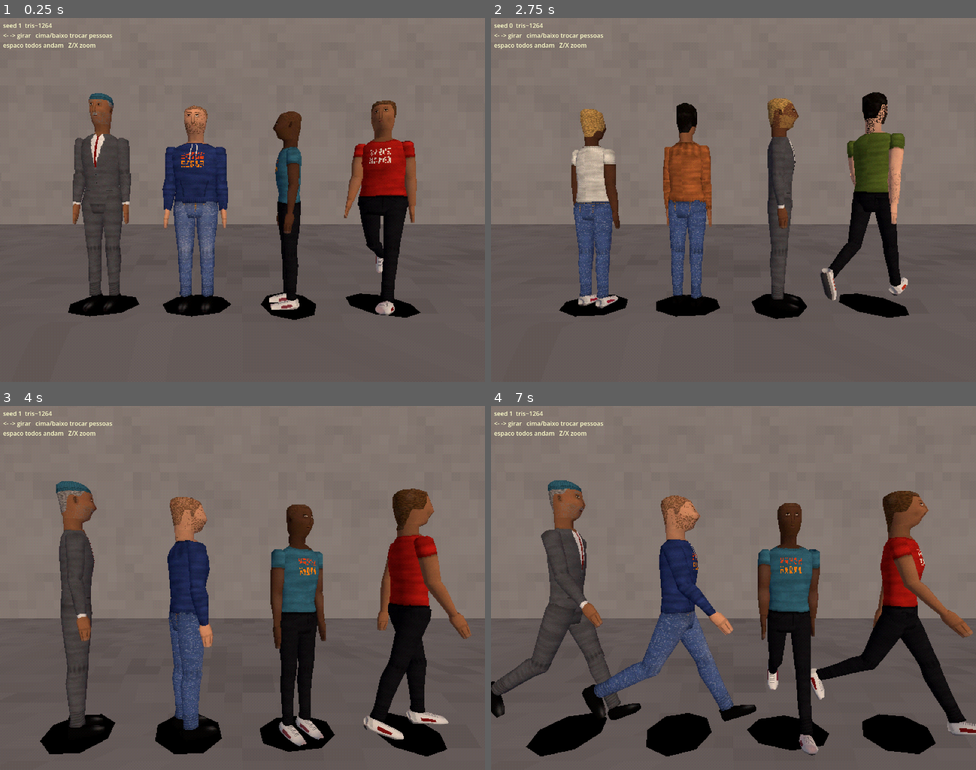
Above: before the commit, frames 1-4 (two rows, left to right).
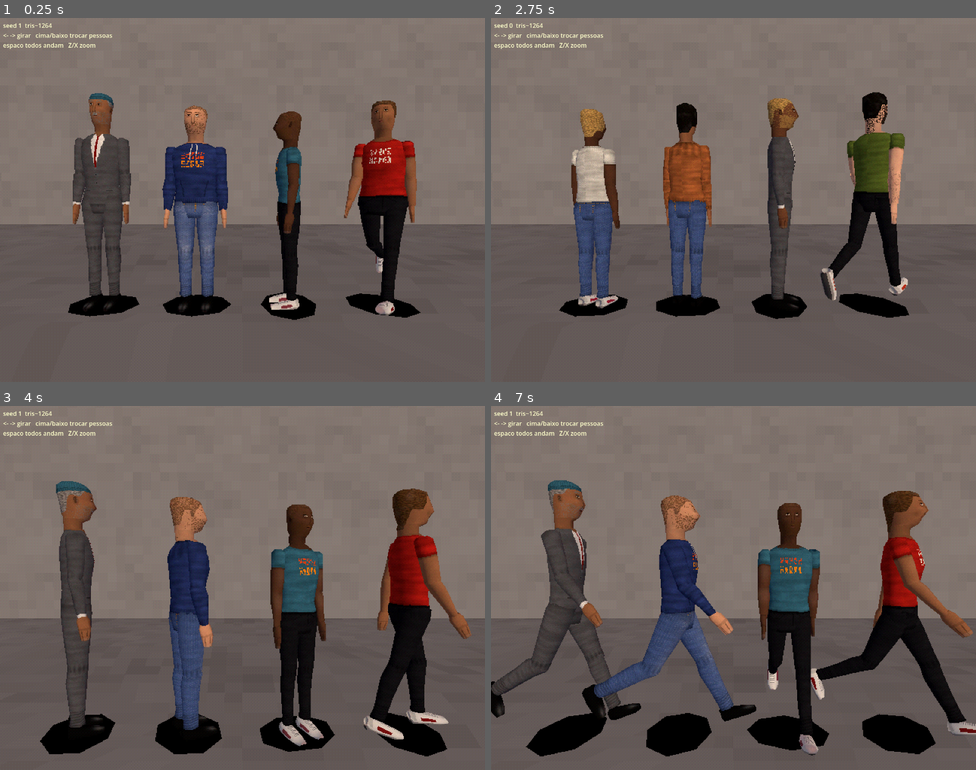
Above: after the commit, the same moments.

Repository: muricristino/walking-simulator-paulista
Game: Godot game, scene res://lab/people.tscn
Same seed, same stepped clock (60 frames per second), same inputs: the game is played once before the commit and once after it. This scene is started directly instead of the project's main scene.
Inputs (mouse positions are in pixels of both pictures, inside the frame that each line leads up to):
- Up to frame 1 (0.25 s): no input
- Up to frame 2 (2.75 s): tap Enter at 0.5 s; move the mouse to (840, 181) at 0.52 s; hold Right (ui_right) 0.53-1.28 s; tap Z at 0.6 s; click (840, 181) at 0.67 s; tap Space at 0.77, 1.52 s; move the mouse to (636, 218) at 1.27 s; hold Down 1.28-2.03 s; tap X at 1.35 s; move the mouse to (782, 119) at 2.02 s; hold Right (ui_right) from 2.03 s (still down); tap E at 2.1 s
- Up to frame 3 (4 s): move the mouse to (218, 660) at 2.77 s; release Right (ui_right) at 2.78 s; hold Up 2.78-3.53 s; tap Shift at 2.85 s; click (218, 660) at 2.92 s; tap Space at 3.02, 3.77 s; move the mouse to (388, 642) at 3.52 s; hold Left (ui_left) from 3.53 s (still down); tap Z at 3.6 s
- Up to frame 4 (7 s): move the mouse to (588, 533) at 4.27 s; tap X at 4.35 s; tap Space at 4.52, 6.02, 6.77 s; move the mouse to (757, 588) at 5.02 s; release Left (ui_left) at 5.03 s; hold Down 5.03-5.78 s; tap E at 5.1 s; click (757, 588) at 5.17 s; move the mouse to (660, 497) at 5.77 s; hold Right (ui_right) 5.78-6.53 s; tap Shift at 5.85 s; move the mouse to (840, 569) at 6.52 s; hold Up from 6.53 s (still down); tap Z at 6.6 s

The runs differ from the first frame. In frame 1, less than 0.1% of the frame differs, in the area x 36-45%, y 50-77%; in frame 2, 0.2%, in the area x 17-45%, y 50-77%; in frame 3, 0.1%; in frame 4, 0.1%.

Commit message:
fix: tone down white specks on light jeans

Diff:
--- a/scripts/people.gd
+++ b/scripts/people.gd
@@ -442,8 +442,8 @@
 	if d.bottom == "jeans":
 		if (X + Y * 2) % 4 == 0:
 			c = _light(c, 0.07)
-		if nhi.get_noise_2d(X * 4.0, Y * 4.0) > 0.55:
-			c = _light(c, 0.25)
+		if nhi.get_noise_2d(X * 4.0, Y * 4.0) > 0.72:
+			c = _light(c, 0.1)
 		c = _light(c, front_fade * (0.18 + maxf(nlo.get_noise_2d(X * 6.0, Y * 6.0), 0.0) * 0.3))
 	return c
 
